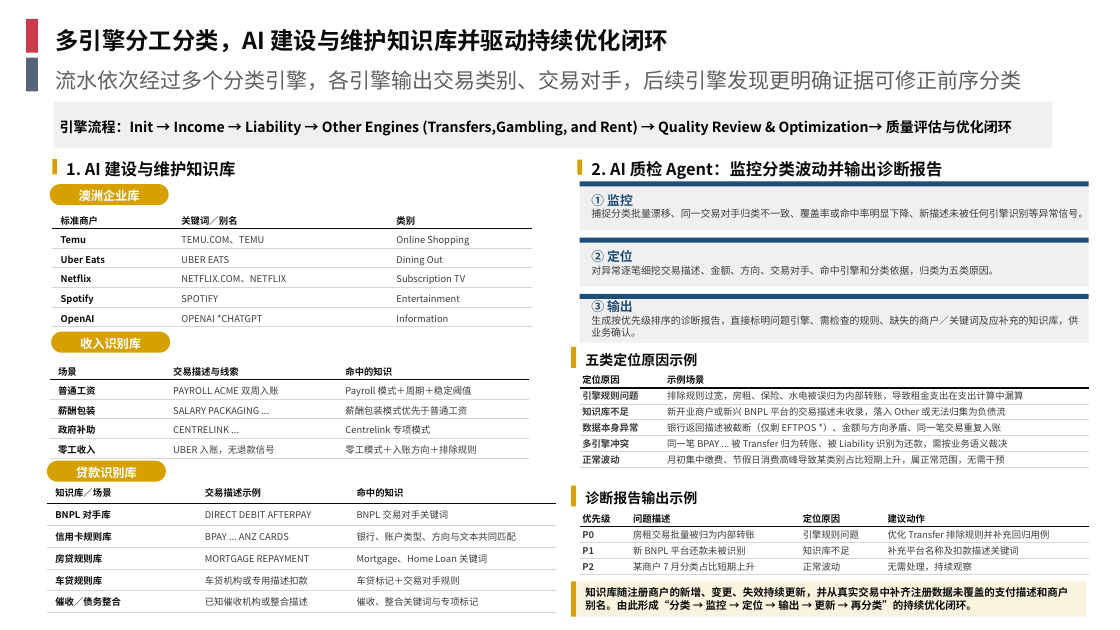
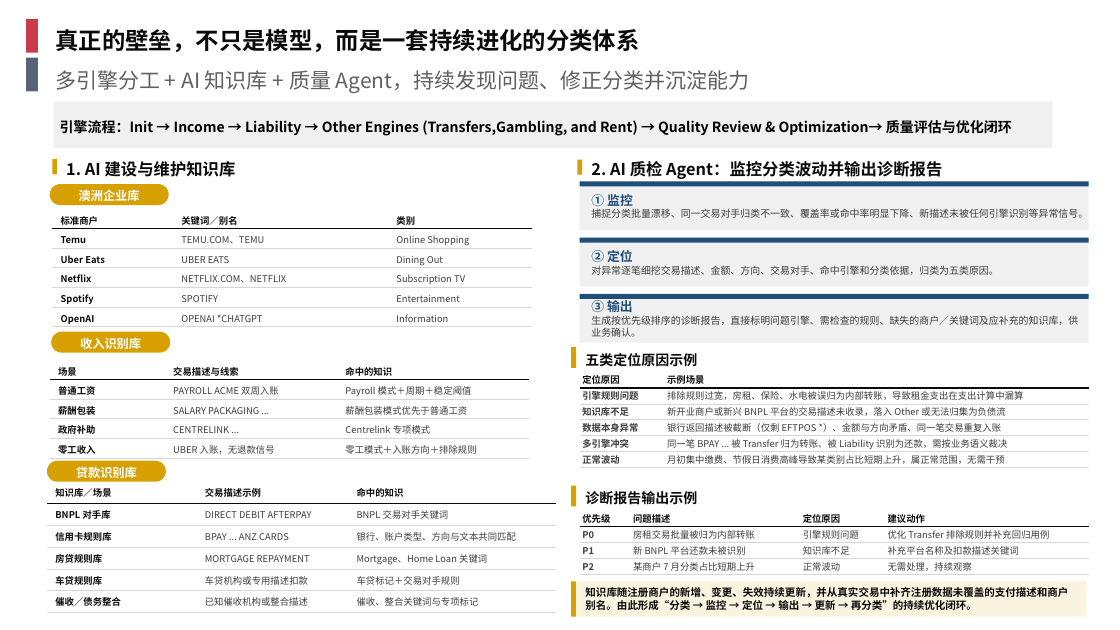
Before and after one commit to EliamZhang/AI-report-materials---August-13th, a slide deck: slide 3 of 银行流水分享_V1.9.pptx. Drawn at 1120x630 pixels with LibreOffice and Linux fonts; fonts in the diff are those of the drawing; background and template pictures are left out. Boxes give left, top, right and bottom in pixels: in the first picture for what was removed or moved away, otherwise in the second. Text is boxed around its words. In the diff, an @@ line names an element or a change of style, - is before the commit and + after.

Commit message:
银行流水分享 V1.9：全篇主副标题改为新版文案（P1-P3 底层决策能力/偿债能力/进化体系，P4 改为自主 Liability 替代 illion 基础）

```diff
--- a/银行流水分享_V1.9.pptx
+++ b/银行流水分享_V1.9.pptx
@@ text at [55, 29, 639, 52]: text changed @@
-多引擎分工分类，AI 建设与维护知识库并驱动持续优化闭环
+真正的壁垒，不只是模型，而是一套持续进化的分类体系
@@ text at [55, 70, 750, 93]: text changed @@
-流水依次经过多个分类引擎，各引擎输出交易类别、交易对手，后续引擎发现更明确证据可修正前序分类
+多引擎分工 + AI 知识库 + 质量 Agent，持续发现问题、修正分类并沉淀能力
```
Also in this commit, not shown: 3 other slides changed.
